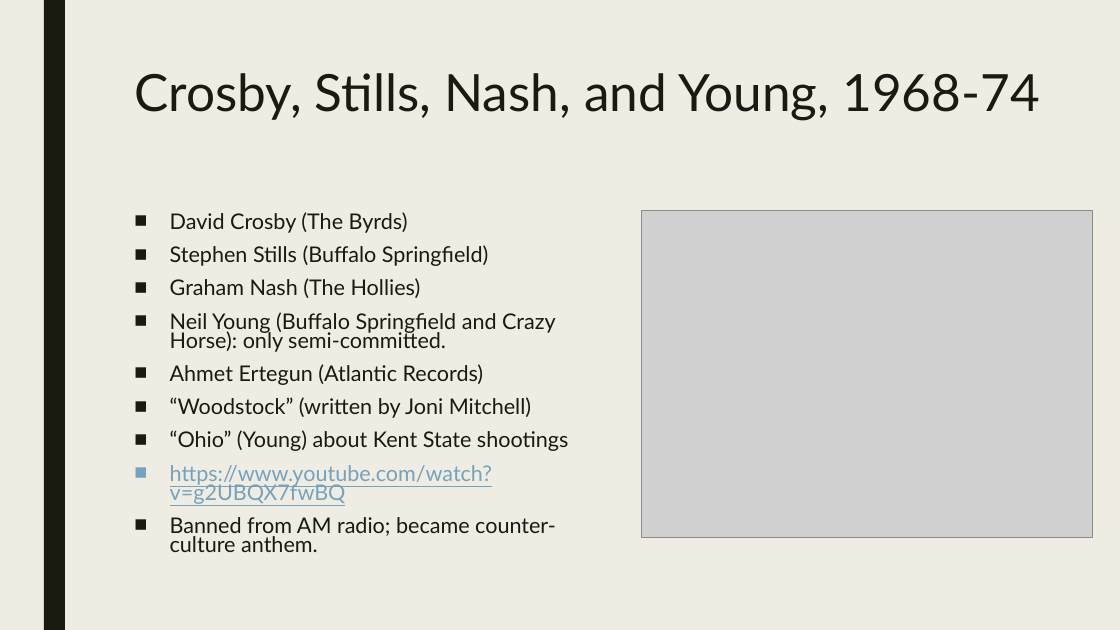
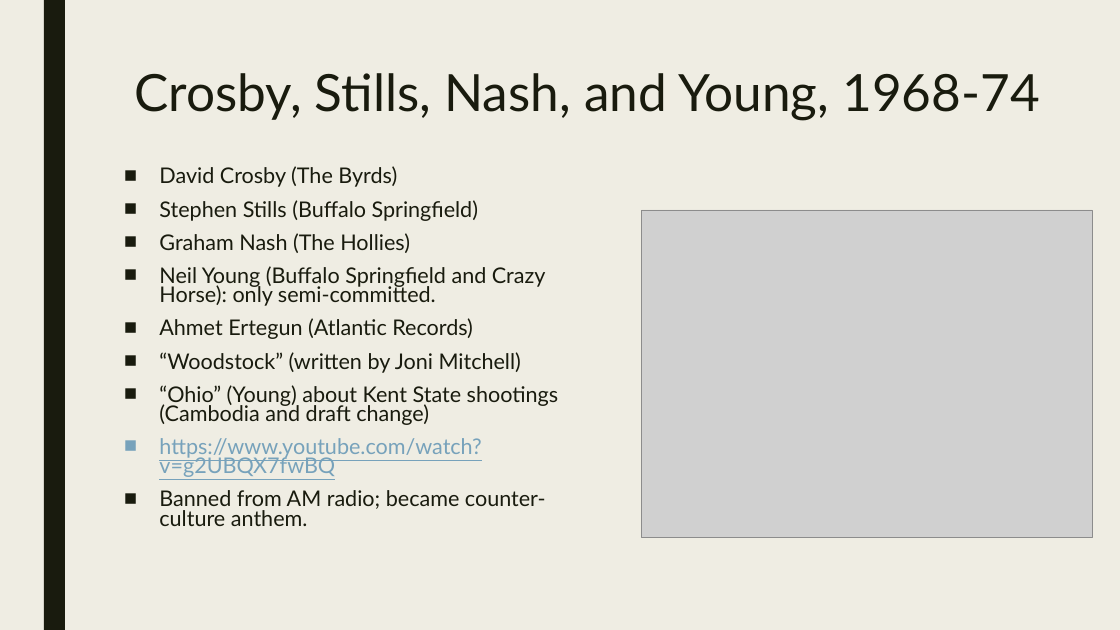
Before and after one commit to mrbaker1917/website, a slide deck: slide 5 of HSTR121/ppts/Early1970sGoodBadUgly.pptx (slide 2 before the commit). Drawn at 1120x630 pixels with LibreOffice and Linux fonts; fonts in the diff are those of the drawing; grey boxes stand for pictures. Boxes give left, top, right and bottom in pixels: in the first picture for what was removed or moved away, otherwise in the second. Text is boxed around its words. In the diff, an @@ line names an element or a change of style, - is before the commit and + after.

```diff
--- a/HSTR121/ppts/Early1970sGoodBadUgly.pptx
+++ b/HSTR121/ppts/Early1970sGoodBadUgly.pptx
@@ text "David Crosby (The Byrds)": place and size @@
-text "David Crosby (The Byrds)" at bbox=[170, 212, 569, 552]
+text "David Crosby (The Byrds)" at bbox=[159, 166, 559, 526]
@@ text at bbox=[159, 385, 559, 425]: text changed @@
-■ “Ohio” (Young) about Kent State shootings
+■ “Ohio” (Young) about Kent State shootings (Cambodia and draft change)
```
Also in this commit, not shown: 1 other slide changed, 2 slides added.
